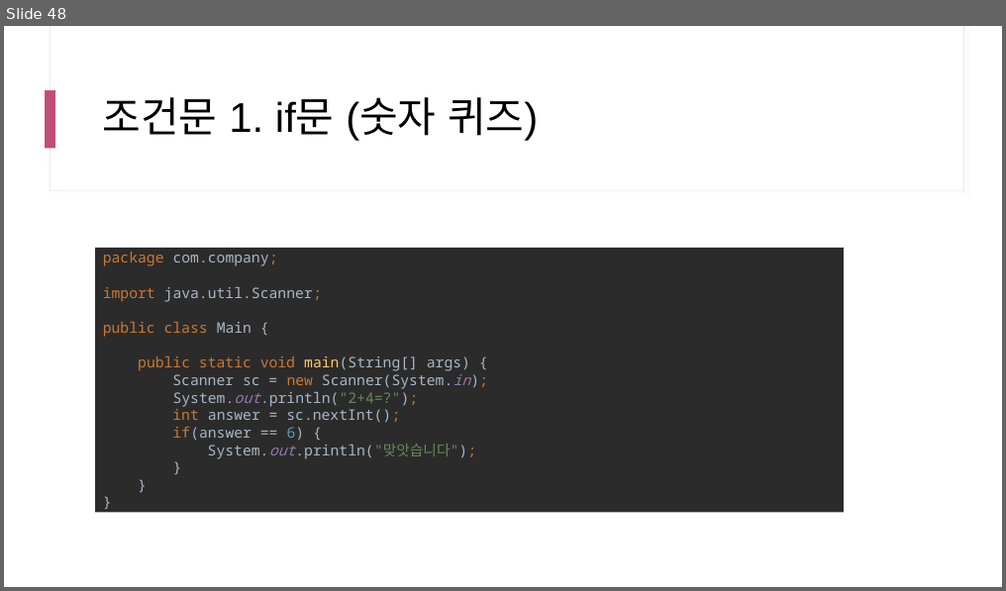
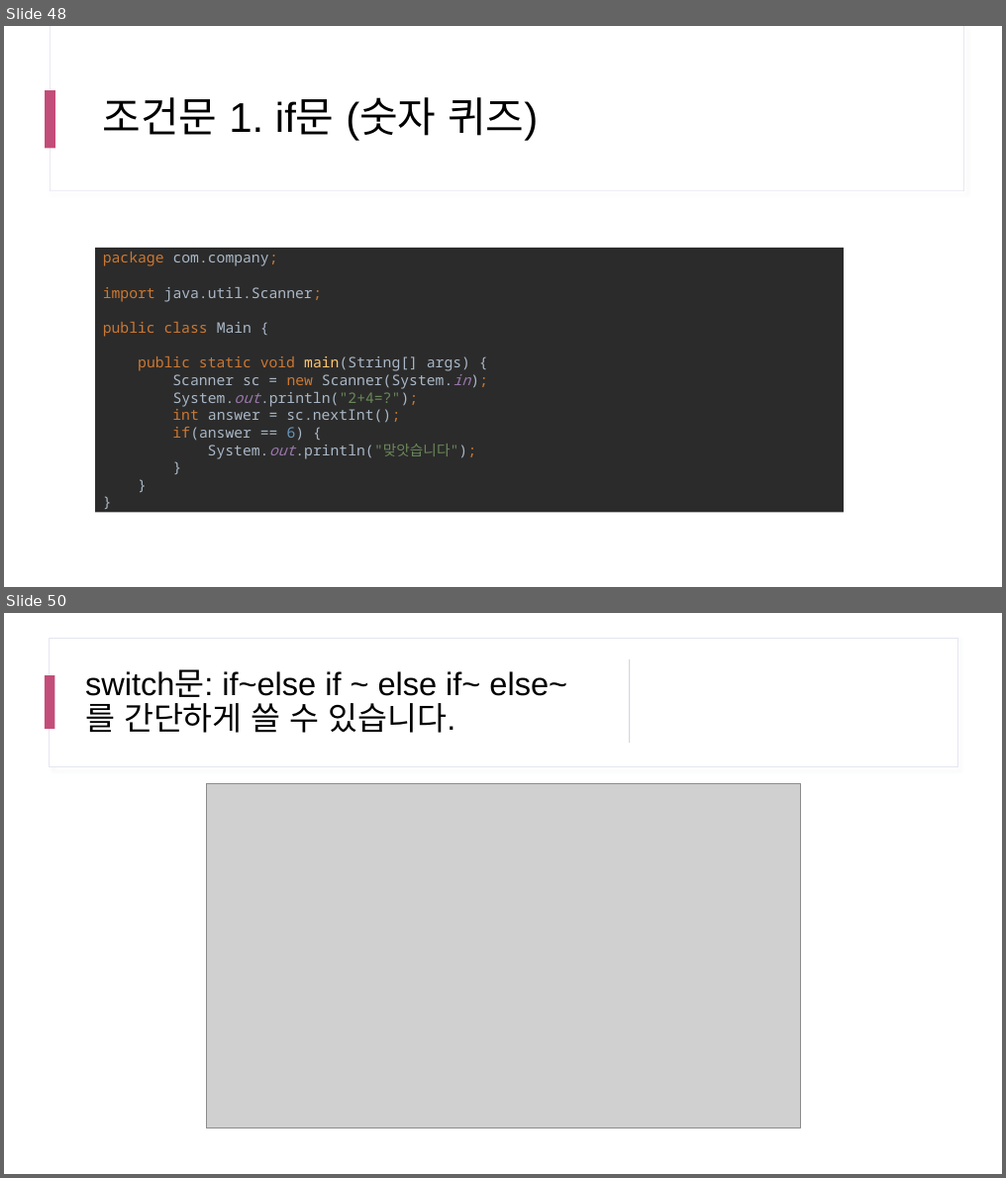
Before and after one commit to yhs0602/SPLIT_lecture_examples, a slide deck: docs/SPLIT 17차 Java.pptx. Shown one above the other, each under a label of ours: slide 48 before the commit, slides 48 and 50 after it; the slides between them are not shown. The pictures are 1006x591 and 1006x1178 pixels, drawn with LibreOffice and Linux fonts; fonts in the diff are those of the drawing; grey boxes stand for pictures. Boxes give left, top, right and bottom in pixels: in the first picture for what was removed or moved away, otherwise in the second. Text is boxed around its words. In the diff, an @@ line names an element or a change of style, - is before the commit and + after.

```diff
--- a/docs/SPLIT 17차 Java.pptx
+++ b/docs/SPLIT 17차 Java.pptx
@@ slide 50 added at <box>4,613,1002,1174</box>, background #FFFFFF; not listed: 2 template elements that a slide beside it also shows @@
@@ rectangle added at <box>4,613,1002,1174</box>, fill #FFFFFF @@
@@ rectangle added at <box>49,638,957,766</box>, fill #FFFFFF, outline #E5E5F0 1 pt @@
@@ title added at <box>85,669,567,733</box>, 31 pt, text #000000 @@
+switch문: if~else if ~ else if~ else~를 간단하게 쓸 수 있습니다.
@@ rectangle added at <box>630,660,631,743</box>, fill #BDBFDB @@
@@ rectangle added at <box>45,676,54,730</box>, fill #C34D79 @@
@@ picture added at <box>206,784,800,1129</box> @@
```
Also in this commit, not shown: 2 slides changed, 30 other slides added.
